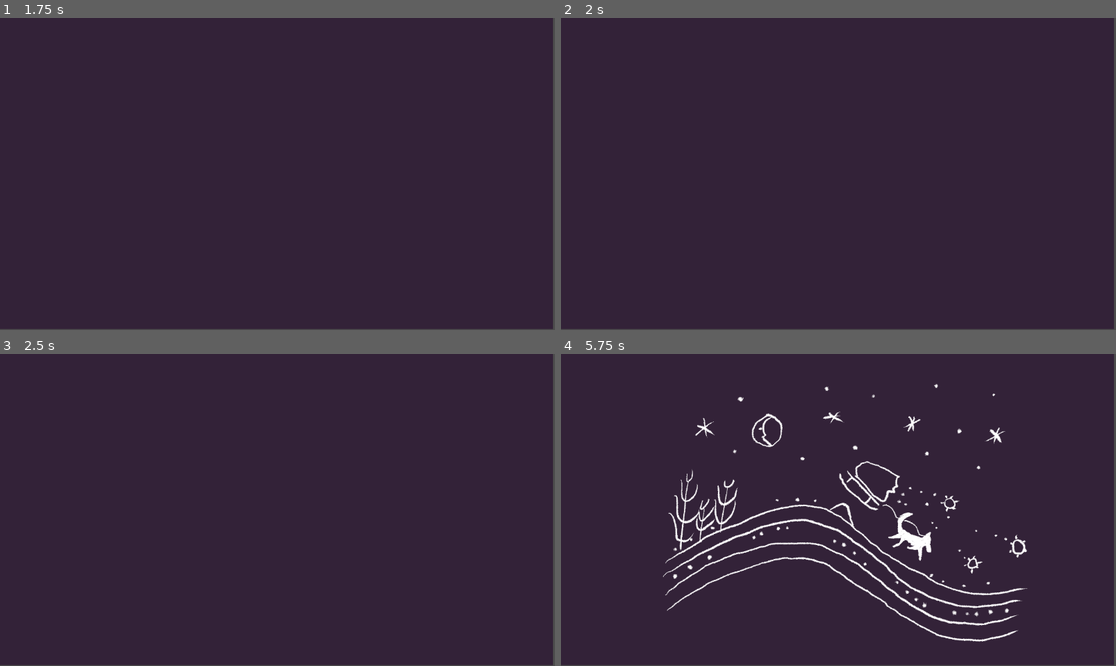
Above: before the commit, frames 1-4 (two rows, left to right).
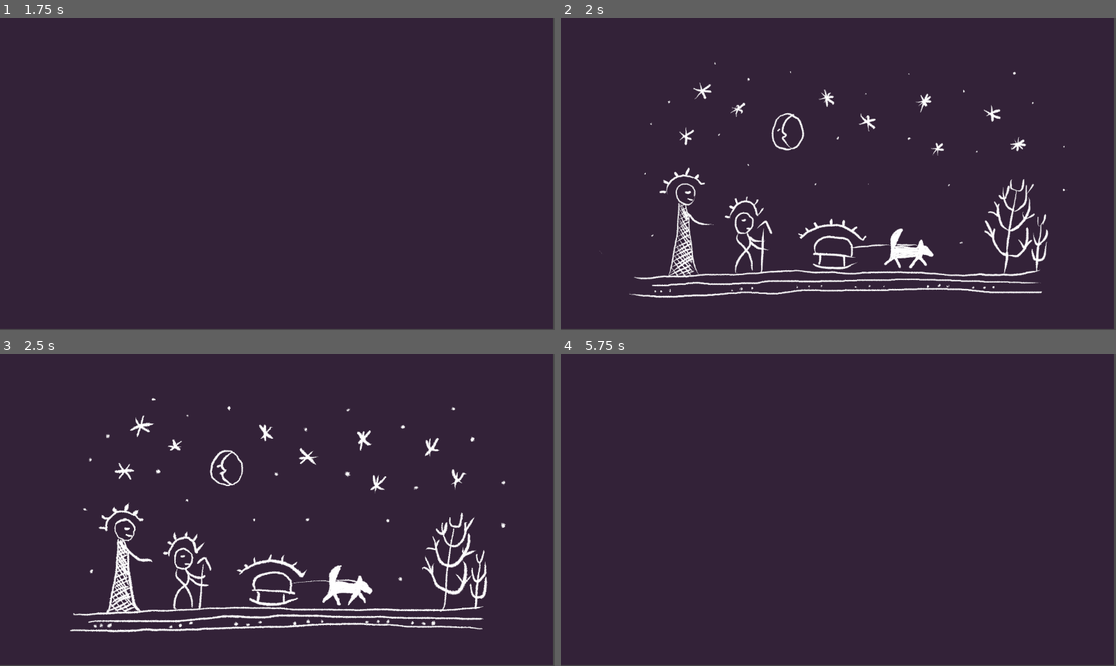
Above: after the commit, the same moments.

Repository: team-godog/NGJ2023_Godog
Game: Godot game, scene res://Scenes/IntroCutscene.tscn
Two runs of this game, one before a commit and one after it. Both use one fixed random seed, a clock stepped at 60 frames per second and the inputs below.
Inputs:
- Up to frame 1 (1.75 s): tap Enter at 0.5 s; hold Right (move_right) 0.53-1.28 s; tap Down (decelerate) at 0.6 s; tap R (reset) at 1.25 s; hold Left (move_left) from 1.28 s (still down); tap B (woof) at 1.35 s
- Up to frame 2 (2 s): keep holding Left (move_left)
- Up to frame 3 (2.5 s): release Left (move_left) at 2.03 s; hold Right (move_right) from 2.03 s (still down); tap Down (decelerate) at 2.1 s
- Up to frame 4 (5.75 s): release Right (move_right) at 2.78 s; hold Up (accelerate) 2.78-3.53 s; tap B (woof) at 2.85, 4.35 s; hold Left (move_left) from 3.53 s (still down); tap Down (decelerate) at 3.6, 5.1 s; tap R (reset) at 4.25 s

Frame 1 is identical in both runs. In frame 2, 5.2% of the frame differs, in the area x 6-92%, y 14-90%; in frame 3, 6.1%, in the area x 12-92%, y 14-90%; in frame 4, 4.4%.

Commit message:
FIXED INTROSCENE

Diff:
--- a/Scenes/IntroCutscene.tscn
+++ b/Scenes/IntroCutscene.tscn
@@ -1,14 +1,15 @@
-[gd_scene load_steps=23 format=3 uid="uid://ckkbhjil2qffy"]
+[gd_scene load_steps=24 format=3 uid="uid://ckkbhjil2qffy"]
 
 [ext_resource type="Script" path="res://Scenes/IntroCutscene.gd" id="1_vf384"]
 [ext_resource type="Texture2D" uid="uid://dg04efy2pc5mj" path="res://Art/IntroSlides/10.png" id="2_gekjl"]
 [ext_resource type="Texture2D" uid="uid://crmvb1scqq3h2" path="res://Art/IntroSlides/11.png" id="3_1tcg2"]
 [ext_resource type="Script" path="res://Scenes/Slide1.gd" id="4_odyy7"]
+[ext_resource type="Script" path="res://Scenes/Page1.gd" id="4_uioeg"]
 [ext_resource type="Texture2D" uid="uid://by6y8h31h8yqo" path="res://Art/IntroSlides/20.png" id="4_xae0x"]
-[ext_resource type="Texture2D" uid="uid://cdku7ixg6814n" path="res://Art/IntroSlides/21.png" id="5_qjlx0"]
+[ext_resource type="Texture2D" uid="uid://gmp51oaurwuq" path="res://Art/IntroSlides/31.png" id="5_3saoa"]
 [ext_resource type="Texture2D" uid="uid://ct2i1evatdksq" path="res://Art/IntroSlides/30.png" id="6_36nyn"]
-[ext_resource type="Texture2D" uid="uid://gmp51oaurwuq" path="res://Art/IntroSlides/31.png" id="7_7rdn6"]
 [ext_resource type="Script" path="res://Scenes/Slide2.gd" id="7_eff82"]
+[ext_resource type="Texture2D" uid="uid://cy66q0rflnoek" path="res://Art/IntroSlides/FIXED.png" id="9_qn4lk"]
 [ext_resource type="Script" path="res://Scenes/Slide3.gd" id="10_ar7ji"]
 [ext_resource type="AudioStream" uid="uid://buw5037ud2p60" path="res://Sound/ForebodingWahs/Bah1.wav" id="11_ctiwb"]
 [ext_resource type="Texture2D" uid="uid://d1jtduxnaovld" path="res://Art/IntroSlides/intro1.2.png" id="11_ym48p"]
@@ -18,78 +19,90 @@
 
 [sub_resource type="Animation" id="Animation_2scyq"]
 resource_name = "Cutscene"
-length = 15.0
+length = 20.0
 tracks/0/type = "value"
 tracks/0/imported = false
 tracks/0/enabled = true
-tracks/0/path = NodePath("AnimationPlayer/Slide1:visible")
+tracks/0/path = NodePath("AnimationPlayer/StreamPlayer1:playing")
 tracks/0/interp = 1
 tracks/0/loop_wrap = true
 tracks/0/keys = {
-"times": PackedFloat32Array(0, 6.4, 9.7),
-"transitions": PackedFloat32Array(1, 1, 1),
-"update": 1,
-"values": [false, true, false]
+"times": PackedFloat32Array(-0.1, 1.9),
+"transitions": PackedFloat32Array(1, 1),
+"update": 1,
+"values": [false, true]
 }
 tracks/1/type = "value"
 tracks/1/imported = false
 tracks/1/enabled = true
-tracks/1/path = NodePath("AnimationPlayer/Slide2:visible")
+tracks/1/path = NodePath("AnimationPlayer/StreamPlayer2:playing")
 tracks/1/interp = 1
 tracks/1/loop_wrap = true
 tracks/1/keys = {
-"times": PackedFloat32Array(0, 2, 5.1),
-"transitions": PackedFloat32Array(1, 1, 1),
-"update": 1,
-"values": [false, false, false]
+"times": PackedFloat32Array(-0.1, 6.4),
+"transitions": PackedFloat32Array(1, 1),
+"update": 1,
+"values": [false, true]
 }
 tracks/2/type = "value"
 tracks/2/imported = false
 tracks/2/enabled = true
-tracks/2/path = NodePath("AnimationPlayer/Slide3:visible")
+tracks/2/path = NodePath("AnimationPlayer/StreamPlayer3:playing")
 tracks/2/interp = 1
 tracks/2/loop_wrap = true
 tracks/2/keys = {
-"times": PackedFloat32Array(0, 10.9, 14.4),
-"transitions": PackedFloat32Array(1, 1, 1),
-"update": 0,
-"values": [false, true, false]
+"times": PackedFloat32Array(-0.1, 10.9),
+"transitions": PackedFloat32Array(1, 1),
+"update": 1,
+"values": [false, true]
 }
 tracks/3/type = "value"
 tracks/3/imported = false
 tracks/3/enabled = true
-tracks/3/path = NodePath("AnimationPlayer/StreamPlayer1:playing")
+tracks/3/path = NodePath("AnimationPlayer/Page1:visible")
 tracks/3/interp = 1
 tracks/3/loop_wrap = true
 tracks/3/keys = {
-"times": PackedFloat32Array(-0.1, 1.9),
-"transitions": PackedFloat32Array(1, 1),
-"update": 1,
-"values": [false, true]
+"times": PackedFloat32Array(0, 2, 5.4),
+"transitions": PackedFloat32Array(1, 1, 1),
+"update": 1,
+"values": [false, true, false]
 }
 tracks/4/type = "value"
 tracks/4/imported = false
 tracks/4/enabled = true
-tracks/4/path = NodePath("AnimationPlayer/StreamPlayer2:playing")
+tracks/4/path = NodePath("AnimationPlayer/page12:visible")
 tracks/4/interp = 1
 tracks/4/loop_wrap = true
 tracks/4/keys = {
-"times": PackedFloat32Array(-0.1, 6.4),
-"transitions": PackedFloat32Array(1, 1),
-"update": 1,
-"values": [false, true]
+"times": PackedFloat32Array(0, 6.4, 9.8),
+"transitions": PackedFloat32Array(1, 1, 1),
+"update": 1,
+"values": [false, true, false]
 }
 tracks/5/type = "value"
 tracks/5/imported = false
 tracks/5/enabled = true
-tracks/5/path = NodePath("AnimationPlayer/StreamPlayer3:playing")
+tracks/5/path = NodePath("AnimationPlayer/Page13:visible")
 tracks/5/interp = 1
 tracks/5/loop_wrap = true
 tracks/5/keys = {
-"times": PackedFloat32Array(-0.1, 10.9),
-"transitions": PackedFloat32Array(1, 1),
-"update": 1,
-"values": [false, true]
+"times": PackedFloat32Array(0, 11.1, 14.9),
+"transitions": PackedFloat32Array(1, 1, 1),
+"update": 1,
+"values": [false, true, false]
+}
+tracks/6/type = "value"
+tracks/6/imported = false
+tracks/6/enabled = true
+tracks/6/path = NodePath("AnimationPlayer/page4:visible")
+tracks/6/interp = 1
+tracks/6/loop_wrap = true
+tracks/6/keys = {
+"times": PackedFloat32Array(0, 16.1, 19.4),
+"transitions": PackedFloat32Array(1, 1, 1),
+"update": 1,
+"values": [false, true, false]
 }
 
 [sub_resource type="Animation" id="Animation_s7ij8"]
@@ -97,7 +110,7 @@
 tracks/0/type = "value"
 tracks/0/imported = false
 tracks/0/enabled = true
-tracks/0/path = NodePath("AnimationPlayer/Slide1:visible")
+tracks/0/path = NodePath("AnimationPlayer/StreamPlayer1:playing")
 tracks/0/interp = 1
 tracks/0/loop_wrap = true
 tracks/0/keys = {
@@ -109,62 +122,74 @@
 tracks/1/type = "value"
 tracks/1/imported = false
 tracks/1/enabled = true
-tracks/1/path = NodePath("AnimationPlayer/Slide2:visible")
+tracks/1/path = NodePath("AnimationPlayer/StreamPlayer2:playing")
 tracks/1/interp = 1
 tracks/1/loop_wrap = true
 tracks/1/keys = {
 "times": PackedFloat32Array(0),
 "transitions": PackedFloat32Array(1),
 "update": 1,
-"values": [true]
+"values": [false]
 }
 tracks/2/type = "value"
 tracks/2/imported = false
 tracks/2/enabled = true
-tracks/2/path = NodePath("AnimationPlayer/Slide3:visible")
+tracks/2/path = NodePath("AnimationPlayer/StreamPlayer3:playing")
 tracks/2/interp = 1
 tracks/2/loop_wrap = true
 tracks/2/keys = {
 "times": PackedFloat32Array(0),
 "transitions": PackedFloat32Array(1),
-"update": 0,
+"update": 1,
 "values": [false]
 }
 tracks/3/type = "value"
 tracks/3/imported = false
 tracks/3/enabled = true
-tracks/3/path = NodePath("AnimationPlayer/StreamPlayer1:playing")
+tracks/3/path = NodePath("AnimationPlayer/Page1:visible")
 tracks/3/interp = 1
 tracks/3/loop_wrap = true
 tracks/3/keys = {
 "times": PackedFloat32Array(0),
 "transitions": PackedFloat32Array(1),
 "update": 1,
-"values": [false]
+"values": [true]
 }
 tracks/4/type = "value"
 tracks/4/imported = false
 tracks/4/enabled = true
-tracks/4/path = NodePath("AnimationPlayer/StreamPlayer2:playing")
+tracks/4/path = NodePath("AnimationPlayer/page12:visible")
 tracks/4/interp = 1
 tracks/4/loop_wrap = true
 tracks/4/keys = {
 "times": PackedFloat32Array(0),
 "transitions": PackedFloat32Array(1),
 "update": 1,
-"values": [false]
+"values": [true]
 }
 tracks/5/type = "value"
 tracks/5/imported = false
 tracks/5/enabled = true
-tracks/5/path = NodePath("AnimationPlayer/StreamPlayer3:playing")
+tracks/5/path = NodePath("AnimationPlayer/Page13:visible")
 tracks/5/interp = 1
 tracks/5/loop_wrap = true
 tracks/5/keys = {
 "times": PackedFloat32Array(0),
 "transitions": PackedFloat32Array(1),
 "update": 1,
-"values": [false]
+"values": [true]
+}
+tracks/6/type = "value"
+tracks/6/imported = false
+tracks/6/enabled = true
+tracks/6/path = NodePath("AnimationPlayer/page4:visible")
+tracks/6/interp = 1
+tracks/6/loop_wrap = true
+tracks/6/keys = {
+"times": PackedFloat32Array(0),
+"transitions": PackedFloat32Array(1),
+"update": 1,
+"values": [true]
 }
 
 [sub_resource type="AnimationLibrary" id="AnimationLibrary_myqwm"]
@@ -172,6 +197,48 @@
 "Cutscene": SubResource("Animation_2scyq"),
 "RESET": SubResource("Animation_s7ij8")
 }
+
+[sub_resource type="SpriteFrames" id="SpriteFrames_im2fu"]
+animations = [{
+"frames": [{
+"duration": 1.0,
+"texture": ExtResource("11_ym48p")
+}, {
+"duration": 1.0,
+"texture": ExtResource("12_i05qr")
+}],
+"loop": true,
+"name": &"default",
+"speed": 5.0
+}]
+
+[sub_resource type="SpriteFrames" id="SpriteFrames_i7j5k"]
+animations = [{
+"frames": [{
+"duration": 1.0,
+"texture": ExtResource("6_36nyn")
+}, {
+"duration": 1.0,
+"texture": ExtResource("5_3saoa")
+}],
+"loop": true,
+"name": &"default",
+"speed": 5.0
+}]
+
+[sub_resource type="SpriteFrames" id="SpriteFrames_6j2bw"]
+animations = [{
+"frames": [{
+"duration": 1.0,
+"texture": ExtResource("4_xae0x")
+}, {
+"duration": 1.0,
+"texture": ExtResource("9_qn4lk")
+}],
+"loop": true,
+"name": &"default",
+"speed": 5.0
+}]
 
 [sub_resource type="SpriteFrames" id="SpriteFrames_jd7u0"]
 animations = [{
@@ -187,48 +254,6 @@
 "speed": 5.0
 }]
 
-[sub_resource type="SpriteFrames" id="SpriteFrames_iev07"]
-animations = [{
-"frames": [{
-"duration": 1.0,
-"texture": ExtResource("4_xae0x")
-}, {
-"duration": 1.0,
-"texture": ExtResource("5_qjlx0")
-}],
-"loop": true,
-"name": &"default",
-"speed": 5.0
-}]
-
-[sub_resource type="SpriteFrames" id="SpriteFrames_c7t2v"]
-animations = [{
-"frames": [{
-"duration": 1.0,
-"texture": ExtResource("6_36nyn")
-}, {
-"duration": 1.0,
-"texture": ExtResource("7_7rdn6")
-}],
-"loop": true,
-"name": &"default",
-"speed": 5.0
-}]
-
-[sub_resource type="SpriteFrames" id="SpriteFrames_im2fu"]
-animations = [{
-"frames": [{
-"duration": 1.0,
-"texture": ExtResource("11_ym48p")
-}, {
-"duration": 1.0,
-"texture": ExtResource("12_i05qr")
-}],
-"loop": true,
-"name": &"default",
-"speed": 5.0
-}]
-
 [node name="IntroCutscene" type="Node2D"]
 script = ExtResource("1_vf384")
 
@@ -243,35 +268,33 @@
 offset_bottom = 646.0
 color = Color(0.2, 0.133333, 0.219608, 1)
 
-[node name="Slide1" type="AnimatedSprite2D" parent="AnimationPlayer"]
-visible = false
+[node name="Page1" type="AnimatedSprite2D" parent="AnimationPlayer"]
+position = Vector2(591, 319)
+scale = Vector2(0.322, 0.322)
+sprite_frames = SubResource("SpriteFrames_im2fu")
+frame_progress = 0.983199
+script = ExtResource("4_uioeg")
+
+[node name="page12" type="AnimatedSprite2D" parent="AnimationPlayer"]
+position = Vector2(597, 288)
+scale = Vector2(0.328391, 0.328391)
+sprite_frames = SubResource("SpriteFrames_i7j5k")
+frame_progress = 0.47357
+script = ExtResource("7_eff82")
+
+[node name="Page13" type="AnimatedSprite2D" parent="AnimationPlayer"]
+position = Vector2(571, 329)
+scale = Vector2(0.321906, 0.321906)
+sprite_frames = SubResource("SpriteFrames_6j2bw")
+frame_progress = 0.0435128
+script = ExtResource("10_ar7ji")
+
+[node name="page4" type="AnimatedSprite2D" parent="AnimationPlayer"]
 position = Vector2(597, 310)
 scale = Vector2(0.328391, 0.328391)
 sprite_frames = SubResource("SpriteFrames_jd7u0")
-frame_progress = 0.00522259
+frame_progress = 0.921844
 script = ExtResource("4_odyy7")
-
-[node name="Slide2" type="AnimatedSprite2D" parent="AnimationPlayer"]
-position = Vector2(597, 288)
-scale = Vector2(0.328391, 0.328391)
-sprite_frames = SubResource("SpriteFrames_iev07")
-frame_progress = 0.0242318
-script = ExtResource("7_eff82")
-
-[node name="Slide3" type="AnimatedSprite2D" parent="AnimationPlayer"]
-visible = false
-position = Vector2(571, 329)
-scale = Vector2(0.321906, 0.321906)
-sprite_frames = SubResource("SpriteFrames_c7t2v")
-frame_progress = 0.119841
-script = ExtResource("10_ar7ji")
-
-[node name="Page1" type="AnimatedSprite2D" parent="AnimationPlayer"]
-visible = false
-position = Vector2(591, 319)
-scale = Vector2(0.322, 0.322)
-sprite_frames = SubResource("SpriteFrames_im2fu")
-frame_progress = 0.332906
 
 [node name="ColorRect2" type="ColorRect" parent="AnimationPlayer"]
 visible = false
--- /dev/null
+++ b/Scenes/Page1.gd
@@ -0,0 +1,12 @@
+extends AnimatedSprite2D
+
+
+# Called when the node enters the scene tree for the first time.
+func _ready():
+	play();
+	pass # Replace with function body.
+
+
+# Called every frame. 'delta' is the elapsed time since the previous frame.
+func _process(delta):
+	pass
Binary file added: Art/IntroSlides/FIXED.png
Not shown, added: Art/IntroSlides/FIXED.png.import
